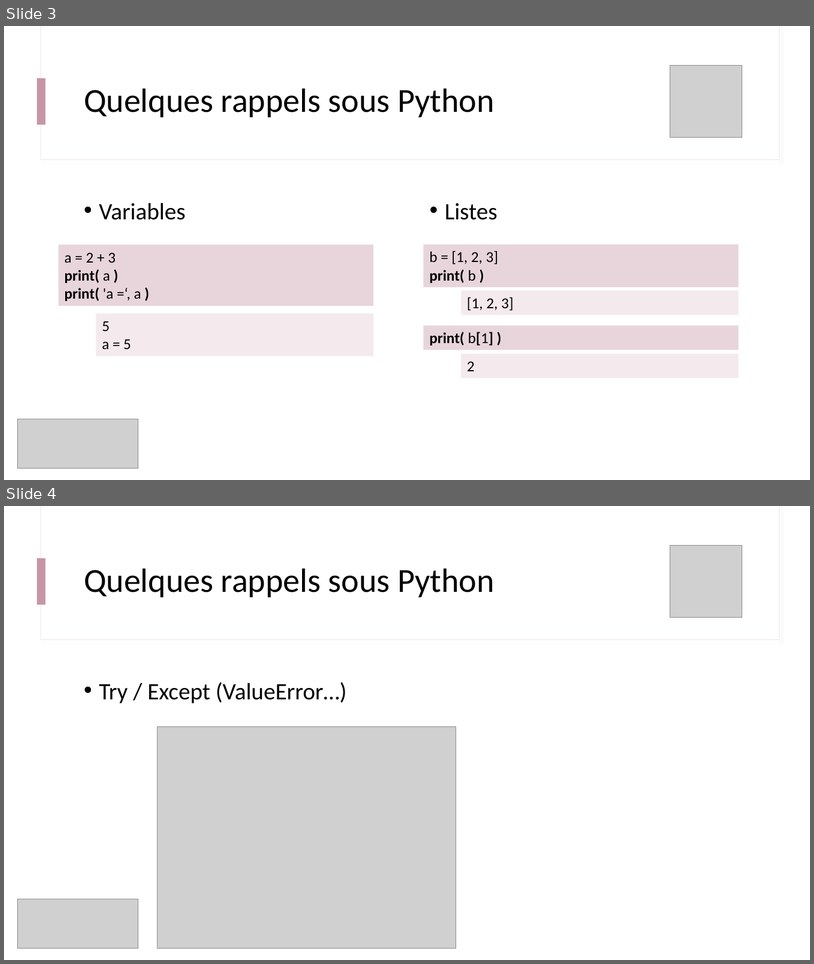
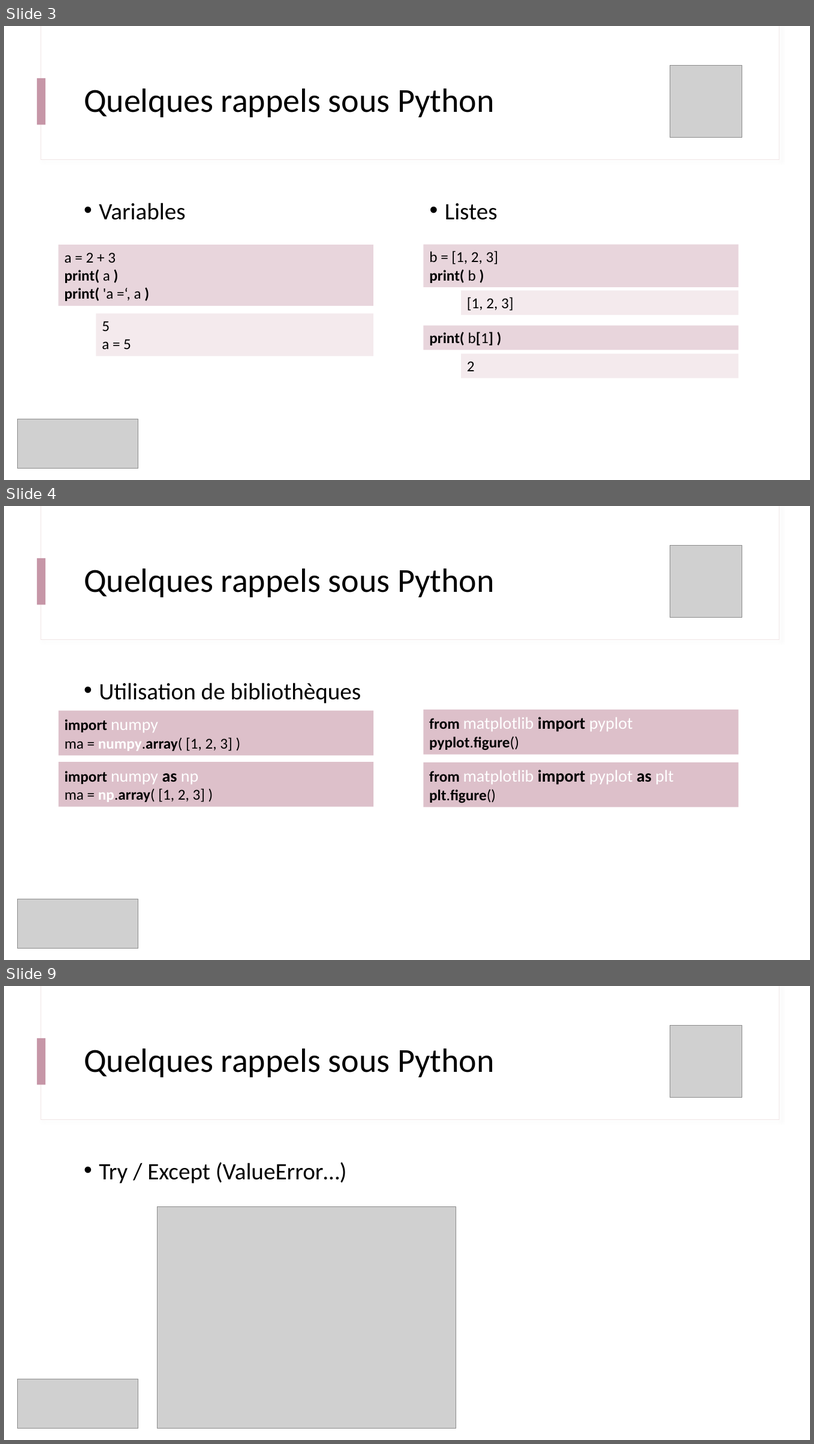
Before and after one commit to IOGS-Digital-Methods/semester-5, a slide deck: s5_outils_numeriques/b0_demistifier_python/B0_1_Demystifier_Python.pptx. Shown one above the other, each under a label of ours: slides 3 and 4 before the commit, slides 3, 4 and 9 after it; the slides between them are not shown. The pictures are 814x964 and 814x1444 pixels, drawn with LibreOffice and Linux fonts; fonts in the diff are those of the drawing; grey boxes stand for pictures. Boxes give left, top, right and bottom in pixels: in the first picture for what was removed or moved away, otherwise in the second. Text is boxed around its words. In the diff, an @@ line names an element or a change of style, - is before the commit and + after.

```diff
--- a/s5_outils_numeriques/b0_demistifier_python/B0_1_Demystifier_Python.pptx
+++ b/s5_outils_numeriques/b0_demistifier_python/B0_1_Demystifier_Python.pptx
@@ slide 4 added at [4, 506, 810, 960], background #FFFFFF; not listed: 3 template elements that a slide beside it also shows @@
@@ picture added at [671, 546, 742, 618] @@
@@ title added at [84, 568, 495, 597], 40 pt, text #000000 @@
+Quelques rappels sous Python
@@ text added at [99, 682, 362, 703], 28 pt, text #000000 @@
+• Utilisation de bibliothèques
@@ rectangle added at [59, 711, 374, 755], fill #DDC0CA, 18 pt, text #000000 @@
+import numpy
+ma = numpy.array( [1, 2, 3] )
@@ rectangle added at [424, 709, 739, 754], fill #DDC0CA, 20 pt, text #000000, bold @@
+from matplotlib import pyplot
+pyplot.figure()
@@ rectangle added at [59, 762, 374, 807], fill #DDC0CA, 18 pt, text #000000 @@
+import numpy as np
+ma = np.array( [1, 2, 3] )
@@ rectangle added at [424, 762, 739, 807], fill #DDC0CA, 20 pt, text #000000 @@
+from matplotlib import pyplot as plt
+plt.figure()
@@ picture added at [17, 898, 138, 948] @@
@@ what was slide 4 is now slide 9 @@
```
Also in this commit, not shown: 1 slide changed, 4 other slides added.
